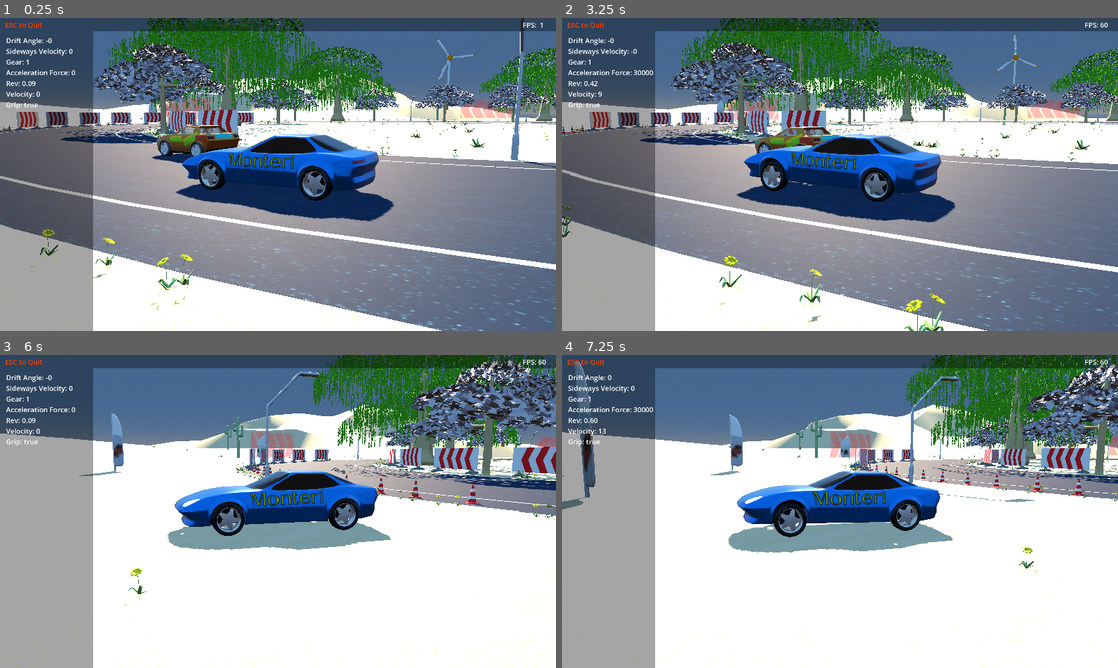
Above: before the commit, frames 1-4 (two rows, left to right).
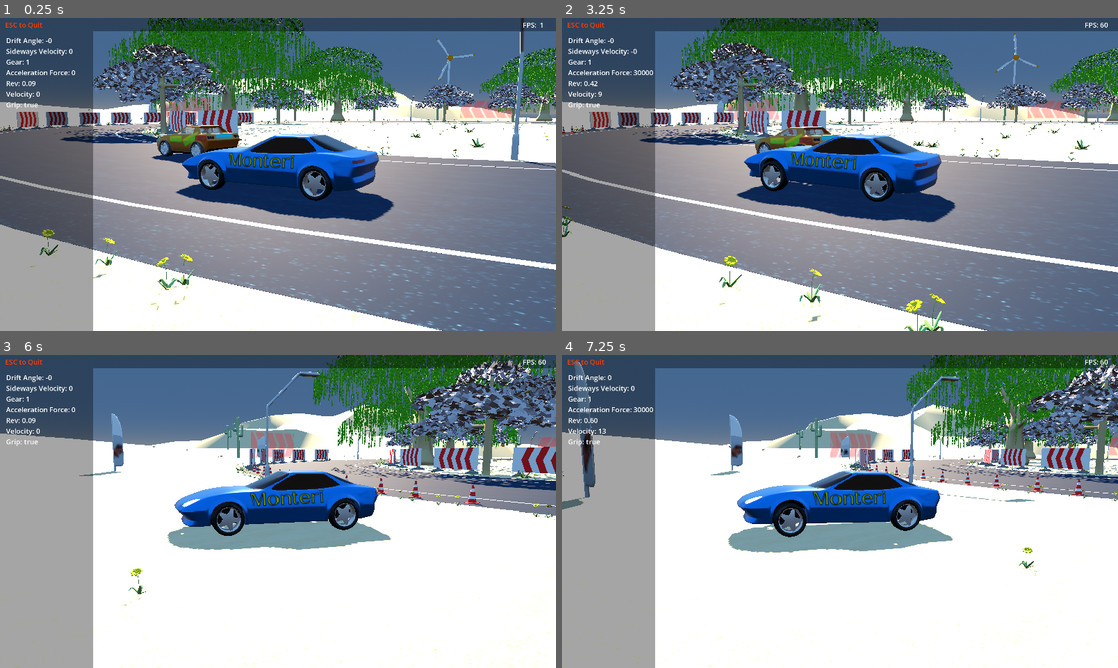
Above: after the commit, the same moments.

Repository: tomaga-dev/CustomVehicleSuspension
Game: Godot game, scene res://Contents/start.tscn
The game is run twice, just before and just after one commit, with the same random seed, the same clock (stepped at 60 frames per second) and the same inputs.
Inputs:
- Up to frame 1 (0.25 s): no input
- Up to frame 2 (3.25 s): hold Right (right) 0.53-1.28 s; tap E (action) at 0.6, 2.1 s; hold Down (brake) 1.28-2.03 s; tap C (camera) at 1.35, 2.85 s; tap Enter at 2 s; hold Right (right) 2.03-2.78 s; hold Up (accelerate) from 2.78 s (still down)
- Up to frame 3 (6 s): release Up (accelerate) at 3.53 s; hold Left (left) 3.53-5.03 s; tap E (action) at 3.6, 5.1 s; tap C (camera) at 4.35, 5.85 s; hold Down (brake) 5.03-5.78 s; hold Right (right) from 5.78 s (still down)
- Up to frame 4 (7.25 s): release Right (right) at 6.53 s; hold Up (accelerate) from 6.53 s (still down); tap E (action) at 6.6 s

The runs differ from the first frame. In frame 1, 0.3% of the frame differs, in the area x 37-100%, y 0-36%; in frame 2, 0.3%; in frame 3, 0.2%; in frame 4, 0.3%.

Commit message:
The moreton bay fig has been updated

Diff:
--- a/suspension-project/Contents/start.tscn
+++ b/suspension-project/Contents/start.tscn
@@ -455,10 +455,10 @@
 [node name="MoretonBayFig" parent="Trees" unique_id=668335910 instance=ExtResource("17_l568g")]
 transform = Transform3D(1, 0, 0, 0, 1, 0, 0, 0, 1, -12.686974, 0.60319006, -34.428036)
 
-[node name="MoretonBayFig2" parent="Trees" unique_id=1479429671 instance=ExtResource("17_l568g")]
+[node name="MoretonBayFig2" parent="Trees" unique_id=147144507 instance=ExtResource("17_l568g")]
 transform = Transform3D(0.78942704, 0, -0.6138444, 0, 1, 0, 0.6138444, 0, 0.78942704, 40.258106, 0.6032053, -45.77979)
 
-[node name="MoretonBayFig3" parent="Trees" unique_id=282426844 instance=ExtResource("17_l568g")]
+[node name="MoretonBayFig3" parent="Trees" unique_id=150125288 instance=ExtResource("17_l568g")]
 transform = Transform3D(0.73103225, 0, -0.6823429, 0, 1, 0, 0.6823429, 0, 0.73103225, 75.72168, 0.56197685, -2.6636646)
 
 [node name="WindTurbine" parent="." unique_id=1795856187 instance=ExtResource("17_ndxey")]
Binary file changed: suspension-project/Contents/Props/MoretonBayFig/MoretonBayFig.glb
Not shown, changed: Accessories/More Wings3D Models/MoretonBayFig/MoretonBayFig.glb
Not shown, changed: Accessories/More Wings3D Models/MoretonBayFig/MoretonBayFig.wings
